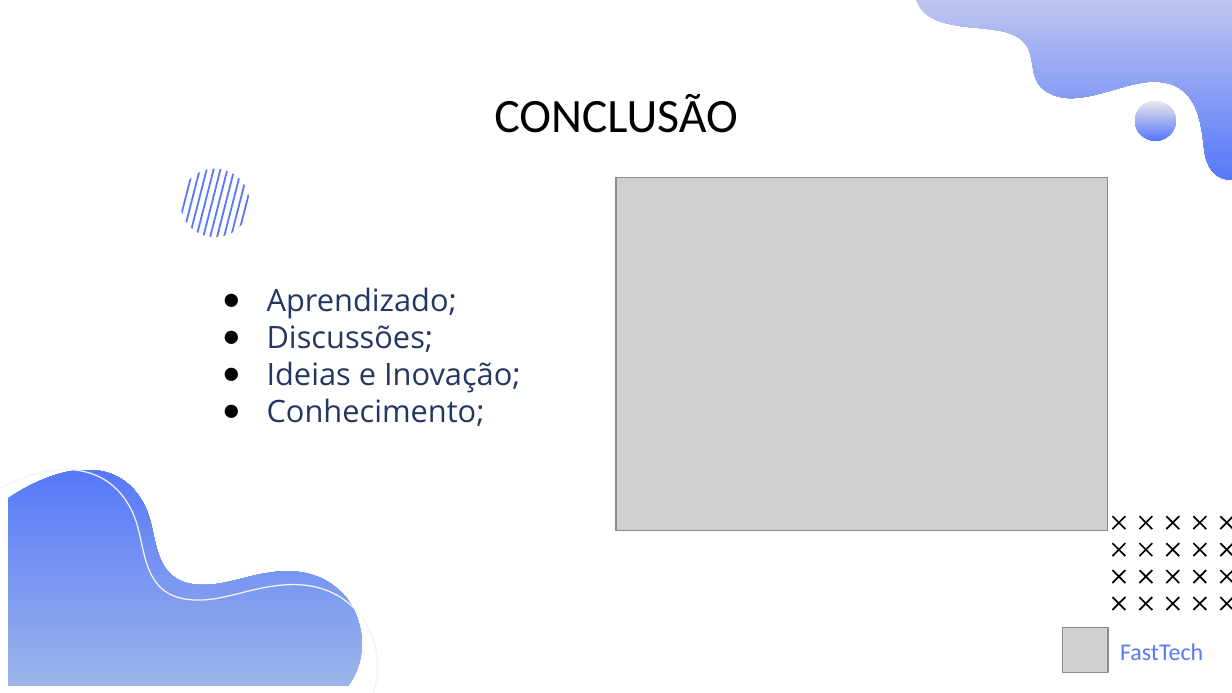
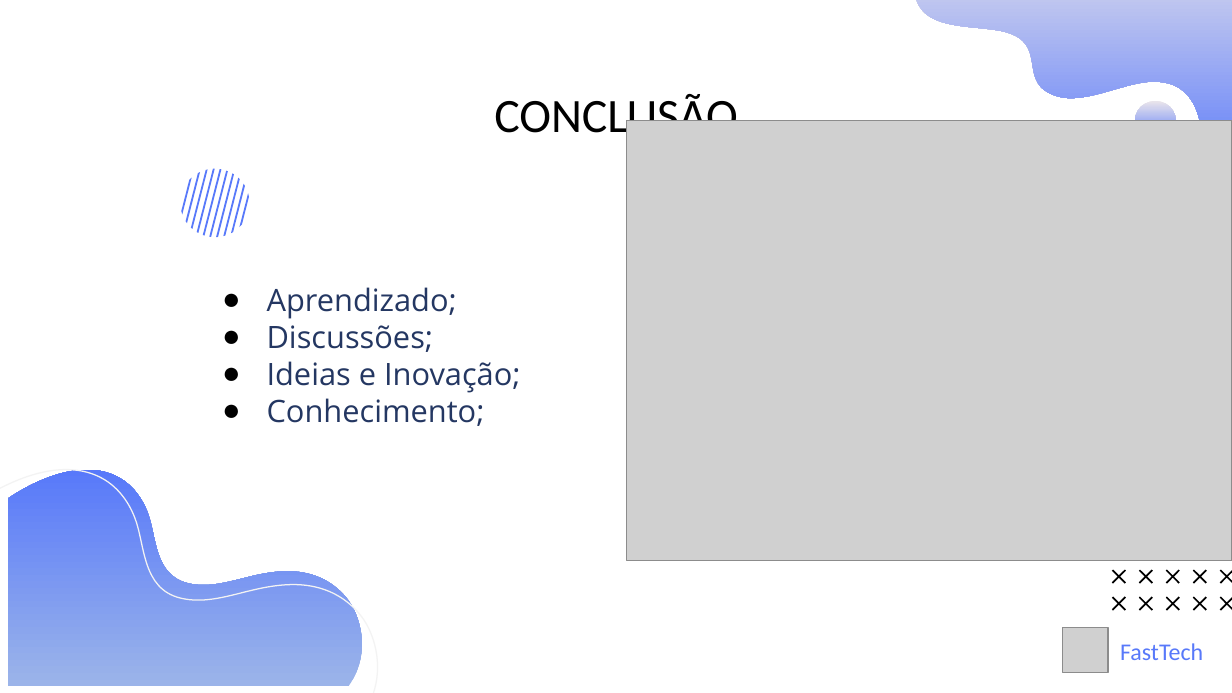
Before and after one commit to Grupo-1-adsa/Grupo-1-adsa, a slide deck: slide 12 of Documentação/PPT/Sprint 3 - Apresentação.pptx (slide 10 before the commit). Drawn at 1232x693 pixels with LibreOffice and Linux fonts; fonts in the diff are those of the drawing; grey boxes stand for pictures. Boxes give left, top, right and bottom in pixels: in the first picture for what was removed or moved away, otherwise in the second. Text is boxed around its words. In the diff, an @@ line names an element or a change of style, - is before the commit and + after.

```diff
--- a/Documentação/PPT/Sprint 3 - Apresentação.pptx
+++ b/Documentação/PPT/Sprint 3 - Apresentação.pptx
@@ picture: place and size @@
-picture at box(616, 177, 1108, 530)
+picture at box(627, 121, 1232, 561)
@@ group removed at box(1111, 516, 1206, 556): 8 freeform shapes @@
```
Also in this commit, not shown: 4 other slides changed, 3 slides added, 1 slide removed, 2 other files.
